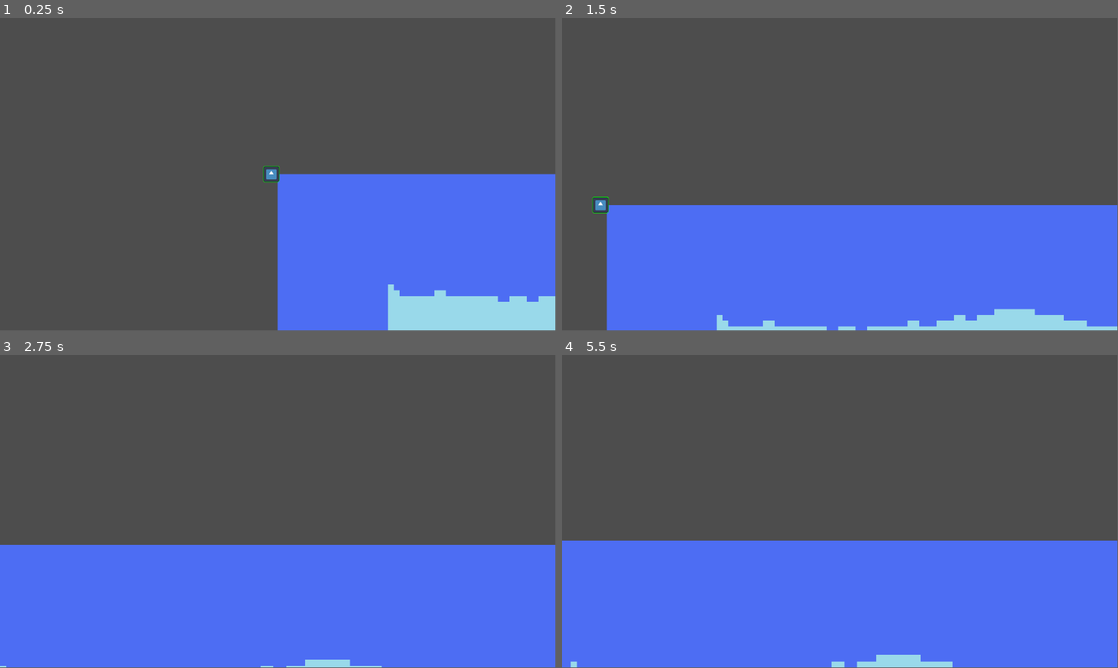
Above: before the commit, frames 1-4 (two rows, left to right).
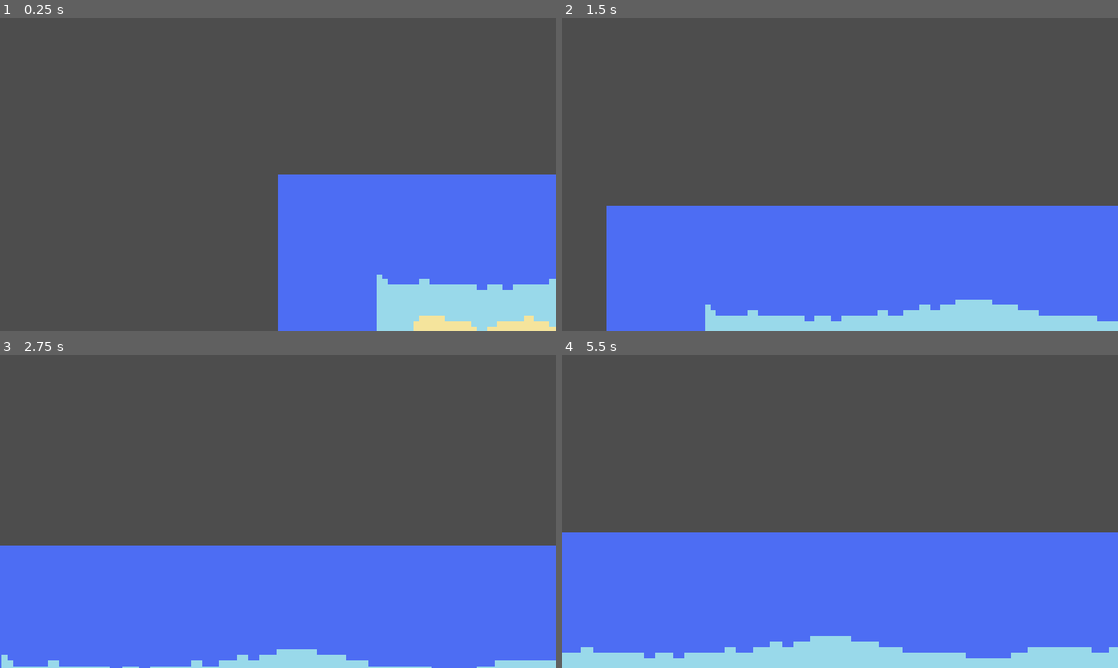
Above: after the commit, the same moments.

Repository: Lavero-o/NEA_project-Antlions
Game: Godot game, scene res://Scenes/level.tscn
Same seed, same stepped clock (60 frames per second), same inputs: the game is played once before the commit and once after it. Before the commit the project starts from res://Scenes/main.tscn. The engine's default icon, where the game draws it, is replaced by a stand-in: a white triangle on a blue panel in a dark square.
Inputs (mouse positions are in pixels of both pictures, inside the frame that each line leads up to):
- Up to frame 1 (0.25 s): no input
- Up to frame 2 (1.5 s): tap Enter at 0.5 s; move the mouse to (962, 158) at 0.52 s; hold D (move_right) 0.53-1.28 s; hold Middle mouse button (pan_camera) 0.53-1.28 s; click (962, 158) at 0.67 s; tap Space at 1.25 s; move the mouse to (728, 190) at 1.27 s; hold S (move_down) from 1.28 s (still down); click (728, 190) at 1.35 s
- Up to frame 3 (2.75 s): tap Enter at 2 s; move the mouse to (333, 442) at 2.02 s; release S (move_down) at 2.03 s; hold D (move_right) from 2.03 s (still down); tap Mouse wheel up (zoom_in) at 2.1 s; click (333, 442) at 2.17 s
- Up to frame 4 (5.5 s): move the mouse to (812, 574) at 2.77 s; release D (move_right) at 2.78 s; hold W (move_up) 2.78-3.53 s; tap Mouse wheel down (zoom_out) at 2.85 s; click (812, 574) at 2.92 s; move the mouse to (1006, 558) at 3.52 s; hold Middle mouse button (pan_camera) 3.53-4.28 s; hold A (move_left) 3.53-5.03 s; click (1006, 558) at 3.67 s; tap Space at 4.25 s; move the mouse to (673, 464) at 4.27 s; click (673, 464) at 4.35 s; tap Enter at 5 s; move the mouse to (867, 511) at 5.02 s; hold S (move_down) from 5.03 s (still down); tap Mouse wheel up (zoom_in) at 5.1 s; click (867, 511) at 5.17 s
In our replay, the window is 799x449 before the commit and 800x450 after it. These sizes can differ from the game's own. Grey fills any space a smaller window leaves; there, only what the larger window draws over its background counts as a difference.

The runs differ from the first frame. In frame 1, 2.7% of the frame differs, in the area x 47-100%, y 47-100%; in frame 2, 3.0%; in frame 3, 1.7%; in frame 4, 7.9%, in the area x 0-100%, y 0-100%.
Error before the commit: Parse Error: Cannot find member "entity" in base "Enums". (res://Scripts/entity_move_mouse_input.gd:9)

Commit message:
Main menu addition

Diff:
--- a/Prefabs/test_entity.tscn
+++ b/Prefabs/test_entity.tscn
@@ -1,17 +1,8 @@
 [gd_scene format=3 uid="uid://c6t3juv338y3k"]
 
 [ext_resource type="PackedScene" uid="uid://boye7g5fxn4jq" path="res://Prefabs/Fundamentals/entity.tscn" id="1_l2adr"]
-[ext_resource type="Shader" uid="uid://dkvvfvxbqmy6s" path="res://Scenes/main.gdshader" id="2_qaxuj"]
 [ext_resource type="Texture2D" uid="uid://c84i7teusv3o7" path="res://Assets/icon.svg" id="3_ub77q"]
 [ext_resource type="Script" uid="uid://dwl4n5wxtlj76" path="res://Scripts/entity_move_mouse_input.gd" id="4_32b4g"]
-
-[sub_resource type="ShaderMaterial" id="ShaderMaterial_fbjdg"]
-shader = ExtResource("2_qaxuj")
-shader_parameter/color = Color(0, 1, 0, 1)
-shader_parameter/width = 4.00000019
-shader_parameter/pattern = 1
-shader_parameter/inside = false
-shader_parameter/add_margins = true
 
 [sub_resource type="RectangleShape2D" id="RectangleShape2D_acrhc"]
 size = Vector2(26, 26)
@@ -19,7 +10,6 @@
 [node name="TestEntity" unique_id=673517539 instance=ExtResource("1_l2adr")]
 
 [node name="Sprite2D" type="Sprite2D" parent="." index="0" unique_id=1738517534]
-material = SubResource("ShaderMaterial_fbjdg")
 scale = Vector2(0.25, 0.25)
 texture = ExtResource("3_ub77q")
 
@@ -28,5 +18,4 @@
 
 [node name="Test_mouse_pointer" type="Node" parent="." index="2" unique_id=868732699 node_paths=PackedStringArray("entity")]
 script = ExtResource("4_32b4g")
-enabled = null
 entity = NodePath("..")
--- a/Scenes/main.tscn
+++ b/Scenes/level.tscn
@@ -9,7 +9,7 @@
 [ext_resource type="Script" uid="uid://bgqeg1sxuegq8" path="res://Scripts/entity_selection.gd" id="9_ynf5e"]
 [ext_resource type="PackedScene" uid="uid://c7p1bp5526eom" path="res://Scenes/select_rect.tscn" id="10_hptm8"]
 
-[node name="Main" type="Node2D" unique_id=1700748744]
+[node name="Level" type="Node2D" unique_id=1700748744]
 
 [node name="World" parent="." unique_id=1574510773 instance=ExtResource("1_jjgbg")]
 scale = Vector2(12, 12)
--- /dev/null
+++ b/Scenes/main_menu.tscn
@@ -0,0 +1,60 @@
+[gd_scene format=3 uid="uid://ch514mk60rq2w"]
+
+[sub_resource type="LabelSettings" id="LabelSettings_erv1k"]
+font_size = 60
+
+[node name="MainMenu" type="Node2D" unique_id=1586183477]
+
+[node name="CanvasLayer" type="CanvasLayer" parent="." unique_id=321049447]
+
+[node name="Control" type="Control" parent="CanvasLayer" unique_id=1151938858]
+layout_mode = 3
+anchors_preset = 15
+anchor_right = 1.0
+anchor_bottom = 1.0
+grow_horizontal = 2
+grow_vertical = 2
+
+[node name="MarginContainer3" type="MarginContainer" parent="CanvasLayer/Control" unique_id=1133973511]
+layout_mode = 1
+anchors_preset = 9
+anchor_bottom = 1.0
+offset_right = 299.0
+grow_vertical = 2
+theme_override_constants/margin_left = 50
+theme_override_constants/margin_top = 50
+theme_override_constants/margin_right = 50
+theme_override_constants/margin_bottom = 50
+
+[node name="VBoxContainer" type="VBoxContainer" parent="CanvasLayer/Control/MarginContainer3" unique_id=312075802]
+layout_mode = 2
+theme_override_constants/separation = 50
+
+[node name="TitleLable" type="Label" parent="CanvasLayer/Control/MarginContainer3/VBoxContainer" unique_id=144672748]
+layout_mode = 2
+size_flags_vertical = 1
+text = "ANTLIONS"
+label_settings = SubResource("LabelSettings_erv1k")
+horizontal_alignment = 1
+vertical_alignment = 1
+
+[node name="VBoxContainer" type="VBoxContainer" parent="CanvasLayer/Control/MarginContainer3/VBoxContainer" unique_id=1306286949]
+layout_mode = 2
+size_flags_vertical = 3
+theme_override_constants/separation = 10
+alignment = 1
+
+[node name="PlayButton" type="Button" parent="CanvasLayer/Control/MarginContainer3/VBoxContainer/VBoxContainer" unique_id=1045588746]
+custom_minimum_size = Vector2(0, 50)
+layout_mode = 2
+text = "PLAY"
+
+[node name="OptionsButton" type="Button" parent="CanvasLayer/Control/MarginContainer3/VBoxContainer/VBoxContainer" unique_id=1709544746]
+custom_minimum_size = Vector2(0, 50)
+layout_mode = 2
+text = "OPTIONS"
+
+[node name="QuitButton" type="Button" parent="CanvasLayer/Control/MarginContainer3/VBoxContainer/VBoxContainer" unique_id=1194339343]
+custom_minimum_size = Vector2(0, 50)
+layout_mode = 2
+text = "QUIT"
--- /dev/null
+++ b/Scripts/Globals/_ACTIONS.gd
@@ -0,0 +1,12 @@
+class_name Action
+
+var entity: Entity
+var action_enum: Enums.action
+var state
+
+func new(action_enum, entity):
+	pass
+
+static func _static_init() -> void:
+	Node.new()
+	pass
--- a/Scripts/Globals/_ENUMS.gd
+++ b/Scripts/Globals/_ENUMS.gd
@@ -2,10 +2,17 @@
 
 class_name Enums
 
+enum action {
+	MOVE,
+	GRAB,
+	ATTACK,
+	BUILD,
+	DEFEND,
+	REPAIR
+}
 
 
-
-enum entity_ {
+enum entity {
 	ANT,
 	QUEEN_ANT,
 	FIGHTER_ANT,
--- a/Scripts/entity_move_mouse_input.gd
+++ b/Scripts/entity_move_mouse_input.gd
@@ -5,13 +5,17 @@
 @export var entity: Entity
 var camera: Camera2D
 
+func _ready() -> void:
+	pass
+
 func _input(event: InputEvent) -> void:
-	print(Enums.entity.a)
 	if not camera:
 		camera = Globals.get_camera()
 	if not enabled:
 		return
-	if event is InputEventMouseButton and event.is_pressed() == true and event.as_text() == "Left Mouse Button":
+
+	#print(event is InputEventMouseButton, event.is_pressed(), event.as_text() == "Left Mouse Button")
+	if event is InputEventMouseButton and event.is_pressed() and event.as_text() == "Left Mouse Button":
 		entity.move_to(_get_mouse_pos())
 
 func _get_mouse_pos() -> Vector2:
--- a/Scripts/world.gd
+++ b/Scripts/world.gd
@@ -35,6 +35,12 @@
 	end_vinette.height = world_height
 	end_gradient = end_vinette.get_image()
 	gen_world()
+	#
+	var cell_pos = get_used_cells_by_id(0,Vector2i(1,0)).pick_random()
+	var pos = (Vector2(cell_pos) + (Vector2(tile_set.tile_size)/2)) * scale
+	$"../Entities/TestEntity".position = pos
+	print(pos)
+	#
 
 func get_tile_on_noise(noise_val) -> String:
 	var tile_to_return = ''
--- a/entity.gd
+++ b/entity.gd
@@ -1,8 +1,11 @@
 extends CharacterBody2D
 class_name Entity
 
+@export_category('Movement')
 @export var health: float = 60
 @export var speed: float = 20
+@export_category('Variables')
+@export var stationary: bool = false
 
 var friction = 10
 
@@ -11,12 +14,23 @@
 
 var turn_factor: float = 0.1
 
+var actions = []
+var allowed_actions = []
+var item_held: Entity
+
 func _init() -> void:
 	pass
 
 func _physics_process(delta: float) -> void:
 	_calculate_moving(delta)
 	move_and_slide()
+
+
+func add_action(action):
+	if action.enum not in allowed_actions:
+		return
+	actions.append(action)
+
 
 func get_move_vector() -> Vector2:
 	if not is_moving_to_point:
@@ -37,6 +51,23 @@
 func _get_moving_point_vector() -> Vector2:
 	return moving_to - position
 
+func drop_item():
+	if not item_held:
+		return false
+
+	#functionality here !!
+
+	item_held = null
+	return true
+
+func grab(item):
+	if item_held:
+		drop_item()
+
+	#functionality here !!
+
+	item_held = item
+
 func move_to(point: Vector2) -> void:
 	is_moving_to_point = true
 	moving_to = point
--- a/project.godot
+++ b/project.godot
@@ -18,6 +18,12 @@
 run/main_scene="uid://dqulnxu21jm7k"
 config/features=PackedStringArray("4.6", "Forward Plus")
 config/icon="res://Assets/icon.svg"
+
+[display]
+
+window/size/viewport_width=1280
+window/size/viewport_height=720
+window/stretch/mode="canvas_items"
 
 [input]
 
Not shown, added: Scripts/Globals/_ACTIONS.gd.uid
